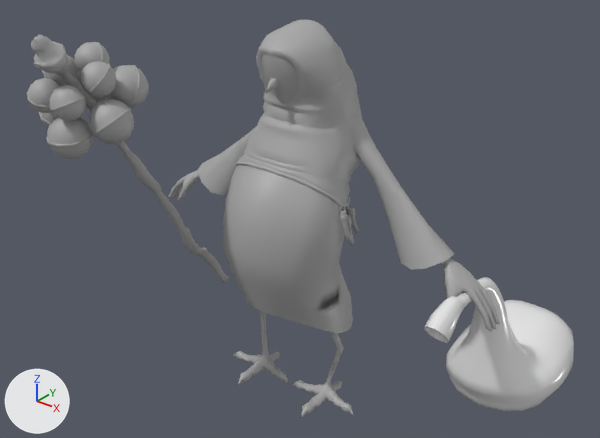
What one commit did to the FBX model Assets/Art/Characters/Mommotti/Animation/Refined Animations/Anim_Mommotti_Stagger_Polished.fbx.
One viewpoint serves both versions: a 50 mm camera at (2.19, -2.69, 2.6) aimed at (0.0, 0.04, 0.91). The axes (+X, +Y, +Z) are drawn at lower left. The lights are the same throughout. Where no turn or scale is listed for an object, it has been applied to the vertices.

The scene before the commit, as lines of its bpy script (objects in view):
```python
me_mesh = bpy.data.meshes.new('Mesh')
me_mesh.from_pydata(...)  # 1918 vertices, 1992 faces; spans x -0.26..0.24, y -1.0..0.01, z -0.01..1.5
me_mesh.materials.append(mat_standardsurface1)  # grey #aaaaaa
me_mesh_001 = bpy.data.meshes.new('Mesh.001')
me_mesh_001.from_pydata(...)  # 4345 vertices, 4374 faces; spans x -1.03..1.11, y -0.35..1.07, z 0.0..1.82
# faces by material slot: [3674, 700]
me_mesh_001.materials.append(mat_standardsurface1)  # grey #aaaaaa
me_mesh_001.materials.append(mat_aistandardsurface1)  # white #e7e7e7
ob_mommotti_controls_rework_v1_mommotti1 = bpy.data.objects.new('Mommotti_Controls_Rework_V1:Mommotti1', me_mesh_001)
ob_mommotti_controls_rework_v1_mommotti1.location = (0.0, 0.0, 0.0)
ob_mommotti_controls_rework_v1_mommotti_staff_locator1_mommotti_staff_modelv0_staff = bpy.data.objects.new('Mommotti_Controls_Rework_V1:Mommotti_Staff_locator1:Mommotti_Staff_ModelV0:staff', me_mesh)
ob_mommotti_controls_rework_v1_mommotti_staff_locator1_mommotti_staff_modelv0_staff.location = (-0.539, 0.099, 0.351)
```
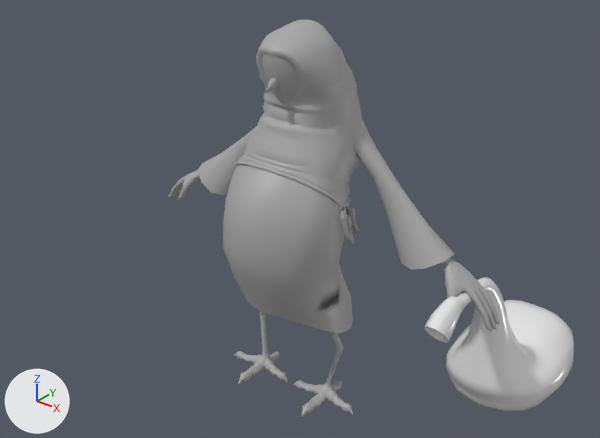
Pixel boxes (x1, y1, x2, y2) of what changed, in the pictures (600 x 438 px):
'Mommotti_Controls_Rework_V1:Mommotti_Staff_locator1:Mommotti_Staff_ModelV0:staff', deleted: before (27, 35, 229, 283)

What changed in the scene script:
```text
Remove ob_mommotti_controls_rework_v1_mommotti_staff_locator1_mommotti_staff_modelv0_staff:
    ob_mommotti_controls_rework_v1_mommotti_staff_locator1_mommotti_staff_modelv0_staff = bpy.data.objects.new('Mommotti_Controls_Rework_V1:Mommotti_Staff_locator1:Mommotti_Staff_ModelV0:staff', me_mesh)
    ob_mommotti_controls_rework_v1_mommotti_staff_locator1_mommotti_staff_modelv0_staff.location = (-0.539, 0.099, 0.351)
```
